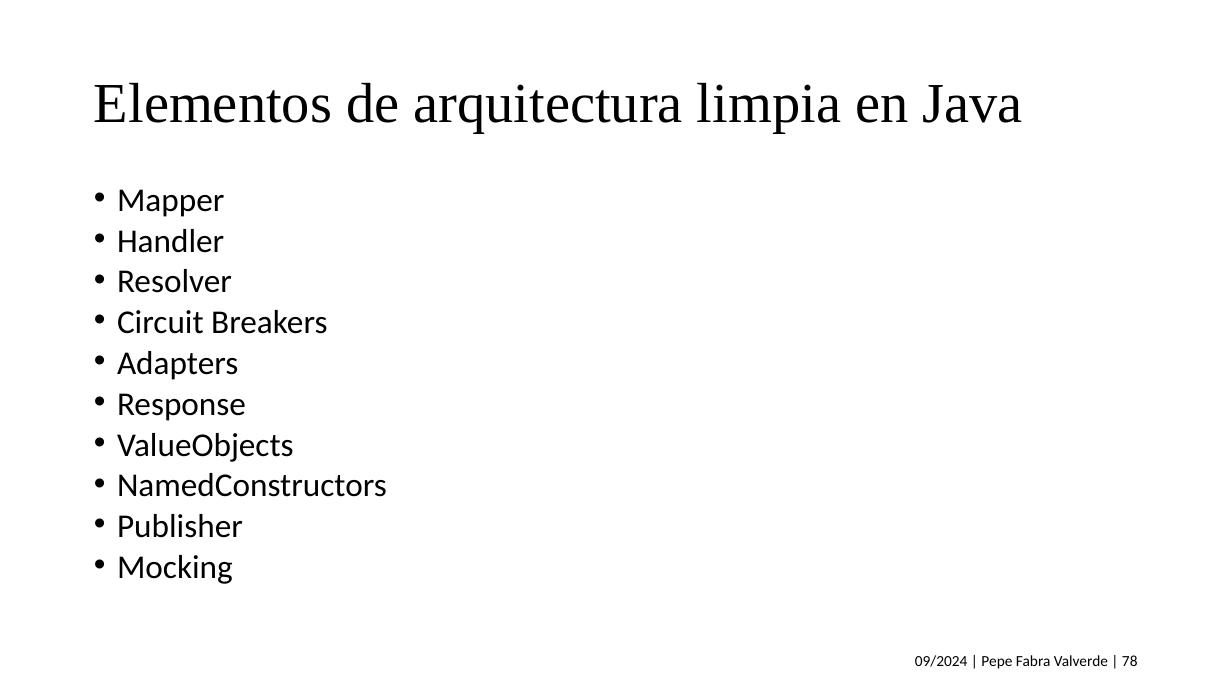
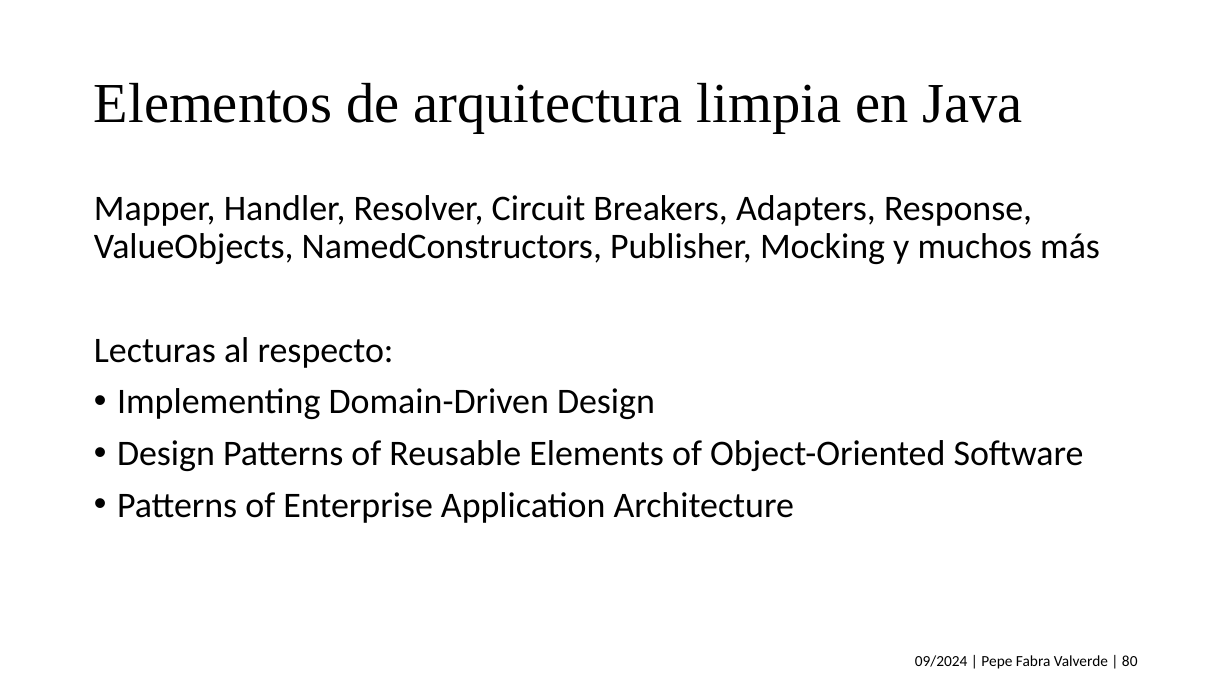
Before and after one commit to jofaval/talks-about, a slide deck: slide 80 of knowledge-sharing/ddd-and-hexagonal-architecture/ddd-and-hexagonal-architecture.es.pptx (slide 78 before the commit). Drawn at 1232x693 pixels with LibreOffice and Linux fonts; fonts in the diff are those of the drawing. Boxes give left, top, right and bottom in pixels: in the first picture for what was removed or moved away, otherwise in the second. Text is boxed around its words. In the diff, an @@ line names an element or a change of style, - is before the commit and + after.

```diff
--- a/knowledge-sharing/ddd-and-hexagonal-architecture/ddd-and-hexagonal-architecture.es.pptx
+++ b/knowledge-sharing/ddd-and-hexagonal-architecture/ddd-and-hexagonal-architecture.es.pptx
@@ text at (94,195,1100,523): text changed; size 25.9 to 28 pt @@
-• Mapper
-• Handler
-• Resolver
-• Circuit Breakers
-• Adapters
-• Response
-• ValueObjects
-• NamedConstructors
-• Publisher
-• Mocking
+Mapper, Handler, Resolver, Circuit Breakers, Adapters, Response, ValueObjects, NamedConstructors, Publisher, Mocking y muchos más
+Lecturas al respecto:
+• Implementing Domain-Driven Design
+• Design Patterns of Reusable Elements of Object-Oriented Software
+• Patterns of Enterprise Application Architecture
@@ text at (915,655,1138,669): text changed @@
-09/2024 | Pepe Fabra Valverde | 78
+09/2024 | Pepe Fabra Valverde | 80
```
Also in this commit, not shown: 16 other slides changed, 1 slide added, 1 other file.
